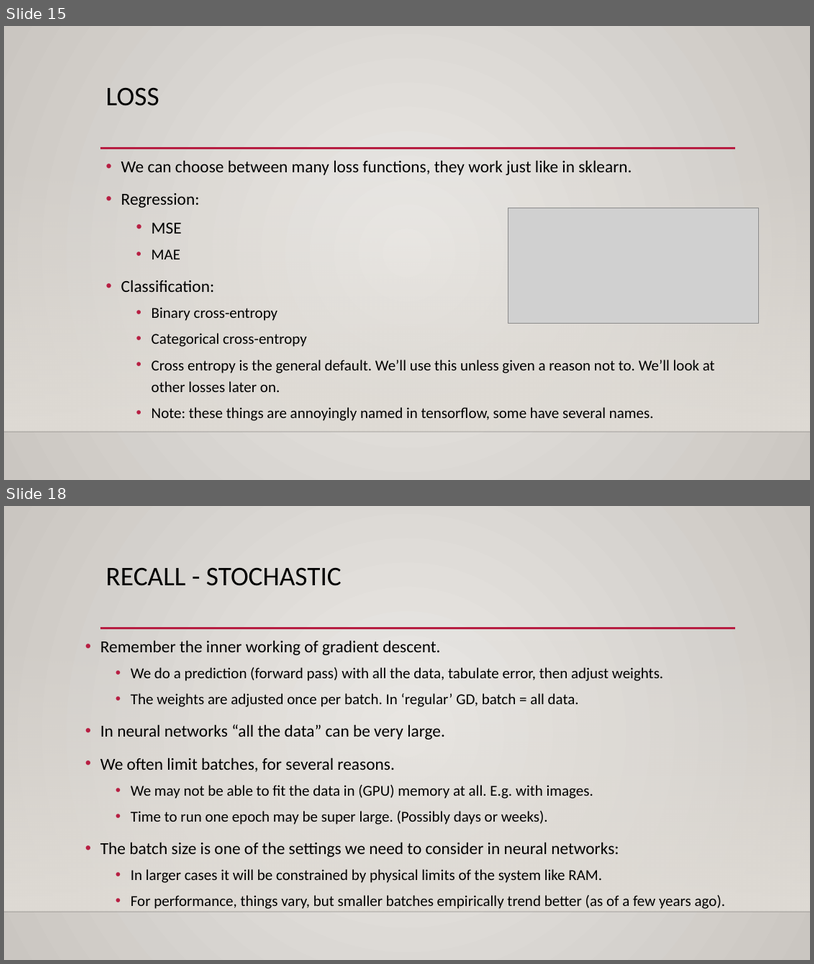
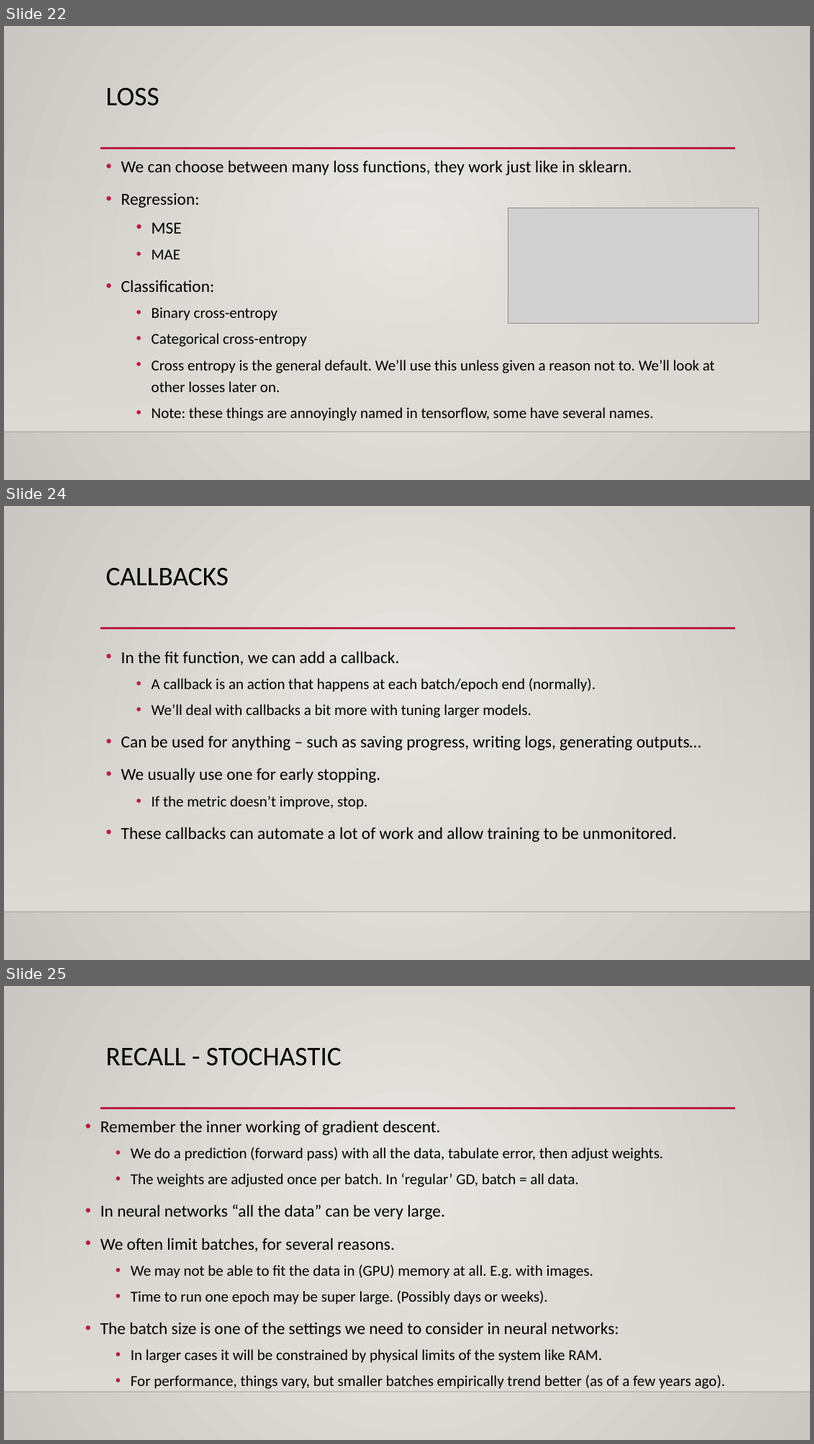
Before and after one commit to AkeemSemperDataScience/Intro_to_Machine_Learning_Students, a slide deck: reference_content/Slides/keras_intro.pptx. Shown one above the other, each under a label of ours: slides 15 and 18 before the commit, slides 22, 24 and 25 after it; the slides between them are not shown. The pictures are 814x964 and 814x1444 pixels, drawn with LibreOffice and Linux fonts; fonts in the diff are those of the drawing; grey boxes stand for pictures; background and template pictures are left out. Boxes give left, top, right and bottom in pixels: in the first picture for what was removed or moved away, otherwise in the second. Text is boxed around its words. In the diff, an @@ line names an element or a change of style, - is before the commit and + after.

```diff
--- a/reference_content/Slides/keras_intro.pptx
+++ b/reference_content/Slides/keras_intro.pptx
@@ slide 24 added at [4, 506, 810, 960], background gradient #ECEAE7 to #CAC7C1; not listed: 3 template elements that a slide beside it also shows @@
@@ title added at [106, 567, 229, 586], 32 pt, text #000000 @@
+CALLBACKS
@@ text added at [121, 651, 702, 842], 20 pt, text #000000 @@
+• In the fit function, we can add a callback.
+  • A callback is an action that happens at each batch/epoch end (normally).
+  • We’ll deal with callbacks a bit more with tuning larger models.
+• Can be used for anything – such as saving progress, writing logs, generating outputs…
+• We usually use one for early stopping.
+  • If the metric doesn’t improve, stop.
+• These callbacks can automate a lot of work and allow training to be unmonitored.
@@ what was slide 15 is now slide 22 @@
@@ what was slide 18 is now slide 25 @@
```
Also in this commit, not shown: 11 slides changed, 9 other slides added, 3 other files.
